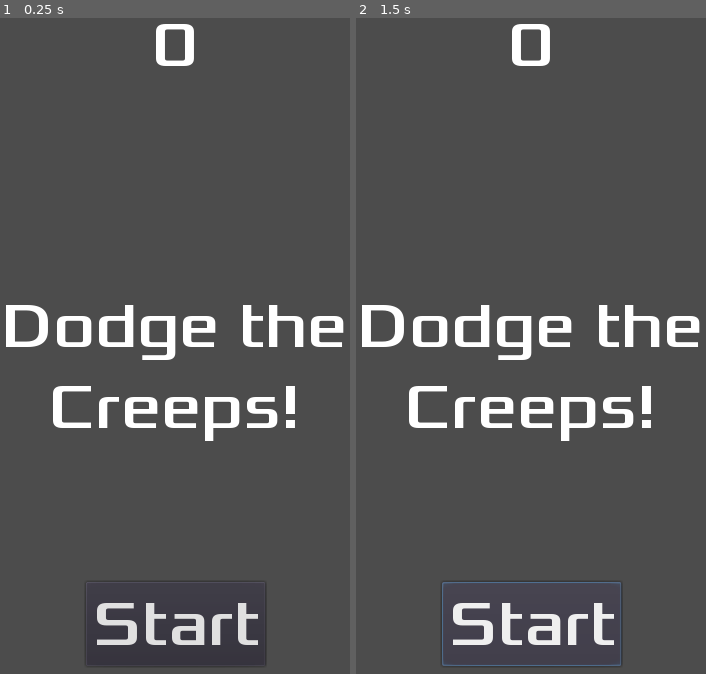
Above: before the commit, frames 1-2 (left to right).
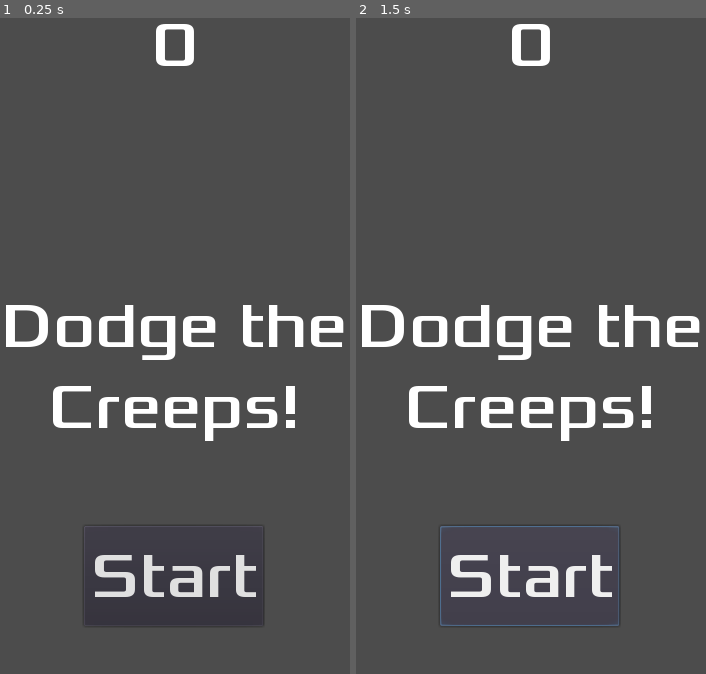
Above: after the commit, the same moments.

Repository: vitran96/dodge
Game: Godot game, scene res://HUD.tscn
Two runs of this game, one before a commit and one after it. Both use one fixed random seed, a clock stepped at 60 frames per second and the inputs below. This scene is started directly instead of the project's main scene.
Inputs:
- Up to frame 1 (0.25 s): no input
- Up to frame 2 (1.5 s): click "Start" at 0.5 s; click "Start" at 1.25 s

The runs differ from the first frame. In frame 1, 2.6% of the frame differs, in the area x 24-76%, y 81-99%; in frame 2, 3.0%, in the area x 24-76%, y 77-99%.

Commit message:
HUD update

Diff:
--- a/HUD.tscn
+++ b/HUD.tscn
@@ -9,26 +9,21 @@
 [node name="HUD" type="CanvasLayer"]
 
 [node name="ScoreLabel" type="Label" parent="."]
-anchor_left = 0.5
-anchor_right = 0.5
-margin_left = -22.5
-margin_right = 22.5
+anchor_right = 1.0
 margin_bottom = 78.0
 rect_scale = Vector2( 1.00256, 0.993005 )
 custom_fonts/font = SubResource( 1 )
 text = "0"
+align = 1
 __meta__ = {
 "_edit_use_anchors_": false
 }
 
 [node name="Message" type="Label" parent="."]
-anchor_left = 0.5
 anchor_top = 0.5
-anchor_right = 0.5
+anchor_right = 1.0
 anchor_bottom = 0.5
-margin_left = -205.5
 margin_top = -79.5
-margin_right = 205.5
 margin_bottom = 79.5
 rect_pivot_offset = Vector2( 122.097, 45.5508 )
 custom_fonts/font = SubResource( 1 )
@@ -40,12 +35,14 @@
 }
 
 [node name="StartButton" type="Button" parent="."]
-anchor_top = 0.5
-anchor_bottom = 0.5
-margin_left = 152.0
-margin_top = 216.0
-margin_right = 332.0
-margin_bottom = 300.0
+anchor_left = 0.5
+anchor_top = 1.0
+anchor_right = 0.5
+anchor_bottom = 1.0
+margin_left = -90.0
+margin_top = -200.0
+margin_right = 90.0
+margin_bottom = -100.0
 rect_scale = Vector2( 0.997206, 1 )
 custom_fonts/font = SubResource( 1 )
 text = "Start"
